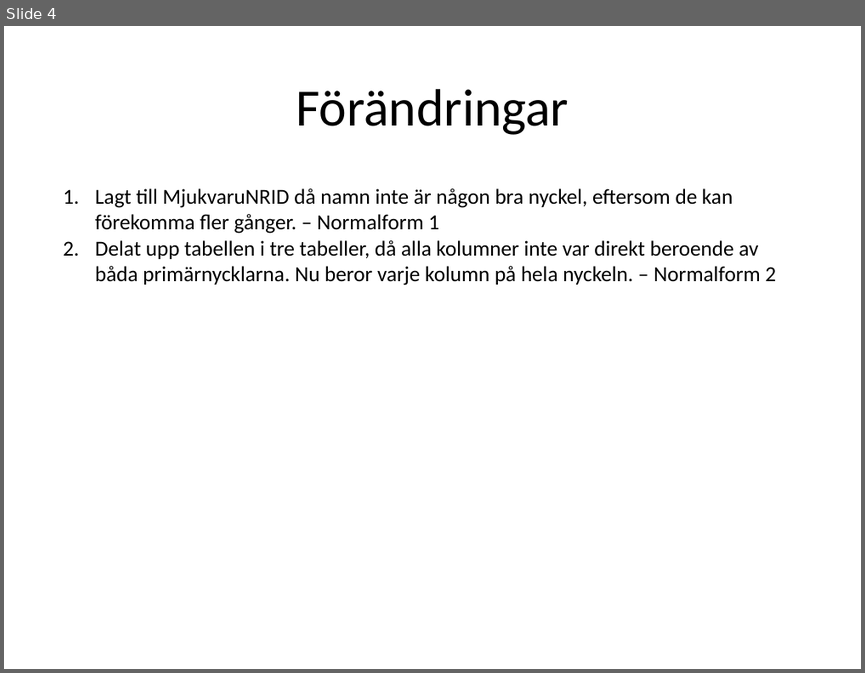
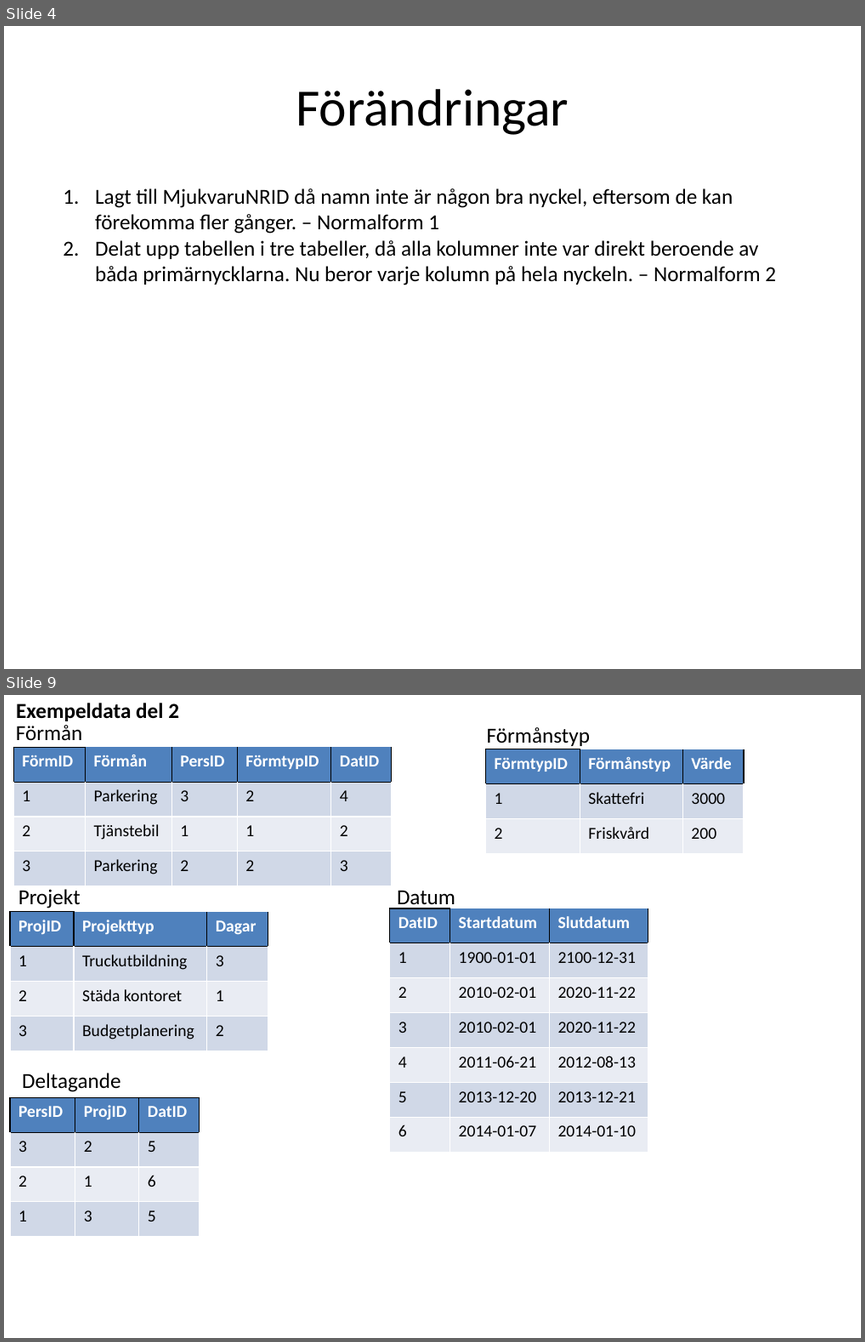
Before and after one commit to ed222an/Databasteknik, a slide deck: Labb 2/Laboration2.pptx. Shown one above the other, each under a label of ours: slide 4 before the commit, slides 4 and 9 after it; the slides between them are not shown. The pictures are 865x673 and 865x1342 pixels, drawn with LibreOffice and Linux fonts; fonts in the diff are those of the drawing. Boxes give left, top, right and bottom in pixels: in the first picture for what was removed or moved away, otherwise in the second. Text is boxed around its words. In the diff, an @@ line names an element or a change of style, - is before the commit and + after.

```diff
--- a/Labb 2/Laboration2.pptx
+++ b/Labb 2/Laboration2.pptx
@@ slide 9 added at [4, 695, 861, 1338], background #FFFFFF @@
@@ text added at [16, 703, 179, 721], 18 pt, text #000000, bold @@
+Exempeldata del 2
@@ text added at [16, 725, 83, 741], 18 pt, text #000000 @@
+Förmån
@@ text added at [487, 727, 590, 746], 18 pt, text #000000 @@
+Förmånstyp
@@ table added at [13, 747, 392, 886], 4 rows, 5 columns @@
+FörmID | Förmån | PersID | FörmtypID | DatID
+1 | Parkering | 3 | 2 | 4
+2 | Tjänstebil | 1 | 1 | 2
+3 | Parkering | 2 | 2 | 3
@@ table added at [485, 749, 744, 853], 3 rows, 3 columns @@
+FörmtypID | Förmånstyp | Värde
+1 | Skattefri | 3000
+2 | Friskvård | 200
@@ text added at [18, 889, 80, 908], 18 pt, text #000000 @@
+Projekt
@@ text added at [397, 890, 455, 910], 18 pt, text #000000 @@
+Datum
@@ table added at [10, 912, 268, 1050], 4 rows, 3 columns @@
+ProjID | Projekttyp | Dagar
+1 | Truckutbildning | 3
+2 | Städa kontoret | 1
+3 | Budgetplanering | 2
@@ table added at [390, 908, 647, 1151], 7 rows, 3 columns @@
+DatID | Startdatum | Slutdatum
+1 | 1900-01-01 | 2100-12-31
+2 | 2010-02-01 | 2020-11-22
+3 | 2010-02-01 | 2020-11-22
+4 | 2011-06-21 | 2012-08-13
+5 | 2013-12-20 | 2013-12-21
+6 | 2014-01-07 | 2014-01-10
@@ text added at [22, 1072, 120, 1092], 18 pt, text #000000 @@
+Deltagande
@@ table added at [10, 1097, 199, 1236], 4 rows, 3 columns @@
+PersID | ProjID | DatID
+3 | 2 | 5
+2 | 1 | 6
+1 | 3 | 5
```
Also in this commit, not shown: 4 other slides added, 1 slide removed, 1 other file.
